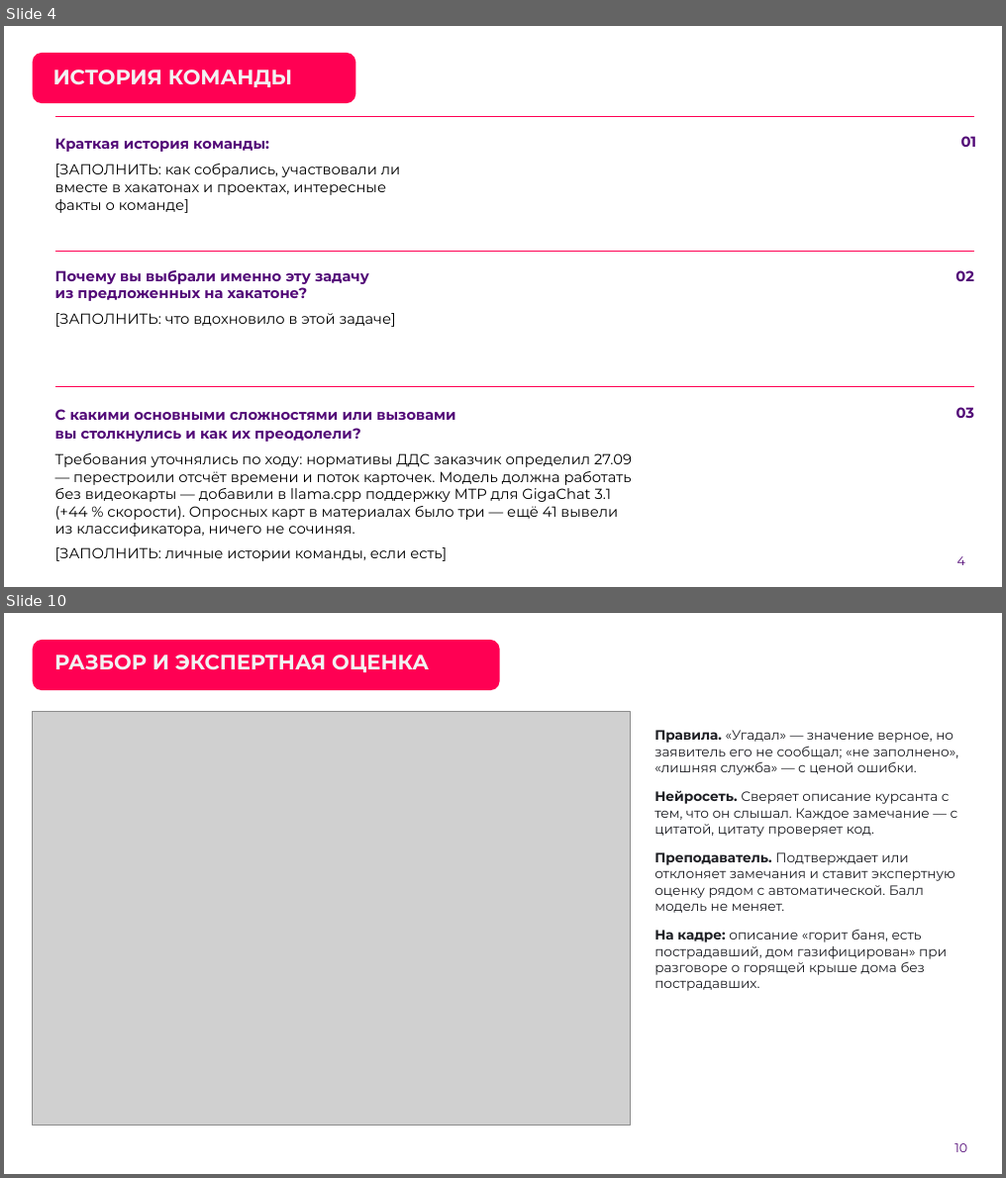
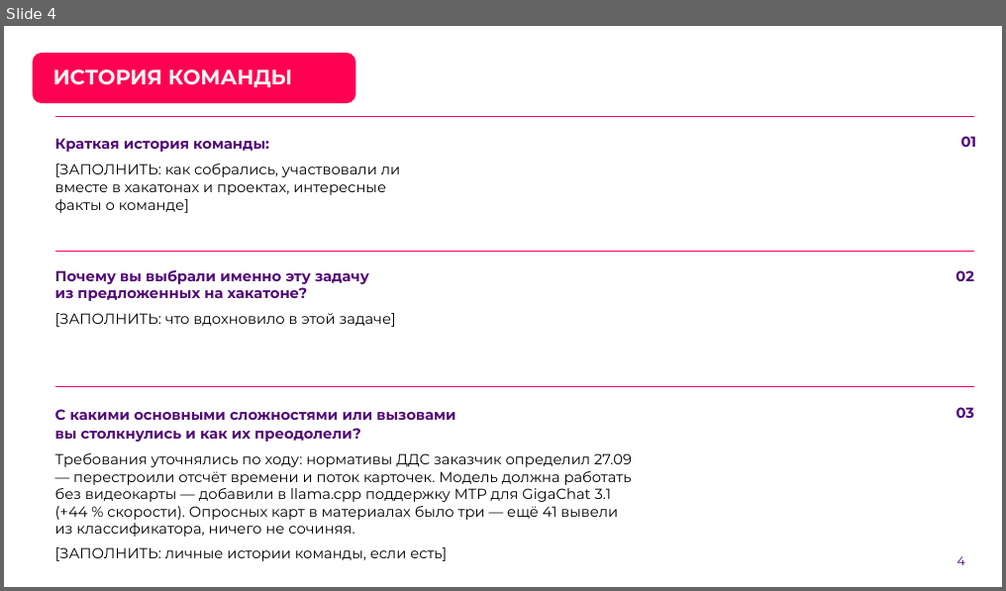
Before and after one commit to Den4ikAI/arm112-trainer_final, a slide deck: docs/презентация.pptx. Shown one above the other, each under a label of ours: slides 4 and 10 before the commit, slide 4 after it; the slides between them are not shown. The pictures are 1006x1178 and 1006x591 pixels, drawn with LibreOffice and Linux fonts; fonts in the diff are those of the drawing; grey boxes stand for pictures; background and template pictures are left out. Boxes give left, top, right and bottom in pixels: in the first picture for what was removed or moved away, otherwise in the second. Text is boxed around its words. In the diff, an @@ line names an element or a change of style, - is before the commit and + after.

```diff
--- a/docs/презентация.pptx
+++ b/docs/презентация.pptx
@@ slide 10 removed at [4, 613, 1002, 1174], background picture (left out) @@
@@ rounded rectangle removed at [33, 639, 500, 690] @@
@@ title removed at [54, 655, 429, 672] @@
-РАЗБОР И ЭКСПЕРТНАЯ ОЦЕНКА
@@ picture removed at [33, 711, 630, 1125] @@
@@ text removed at [654, 730, 958, 991] @@
-Правила. «Угадал» — значение верное, но заявитель его не сообщал; «не заполнено», «лишняя служба» — с ценой ошибки.
-Нейросеть. Сверяет описание курсанта с тем, что он слышал. Каждое замечание — с цитатой, цитату проверяет код.
-Преподаватель. Подтверждает или отклоняет замечания и ставит экспертную оценку рядом с автоматической. Балл модель не меняет.
-На кадре: описание «горит баня, есть пострадавший, дом газифицирован» при разговоре о горящей крыше дома без пострадавших.
@@ page number removed at [954, 1144, 967, 1153] @@
-10
```
Also in this commit, not shown: 2 slides changed, 19 slides added, 11 other slides removed, 9 other files.
